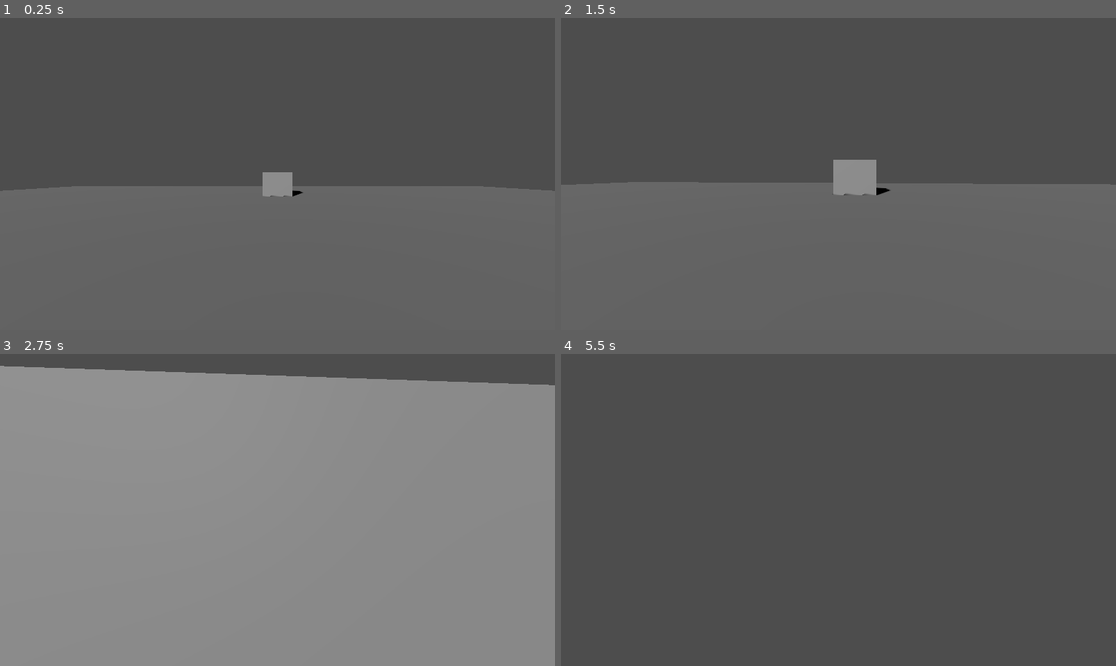
Above: before the commit, frames 1-4 (two rows, left to right).
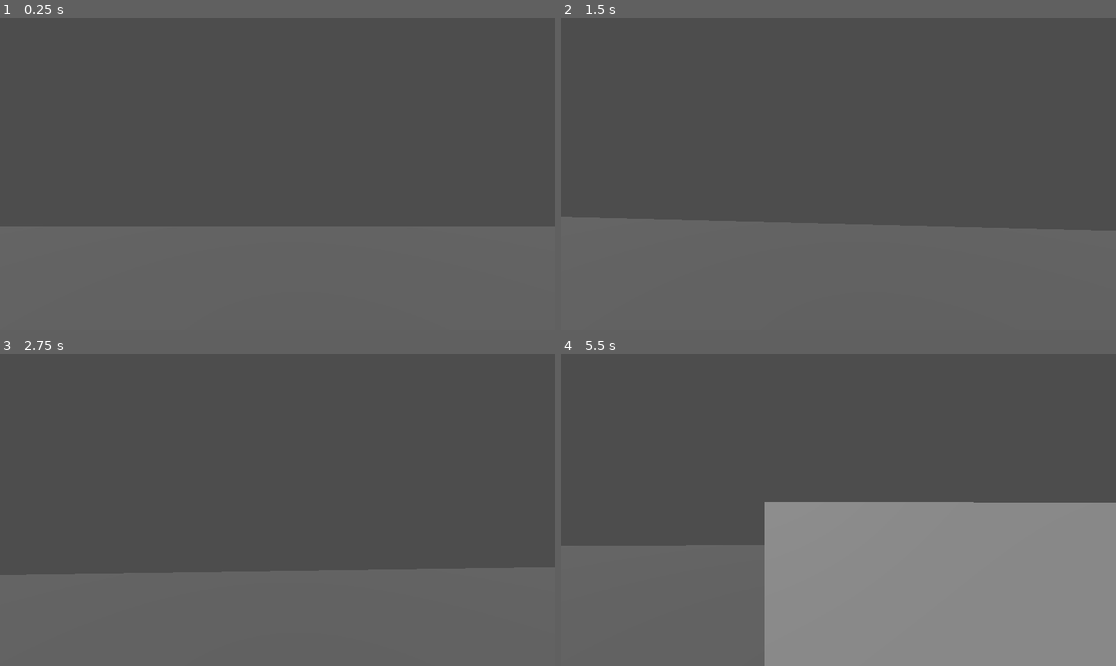
Above: after the commit, the same moments.

Repository: Drafr343/ProjectPolaroid
Game: Godot game, scene res://Scenes/test.tscn
Two runs of this game, one before a commit and one after it. Both use one fixed random seed, a clock stepped at 60 frames per second and the inputs below. The project has no main scene, so this scene is started directly.
Inputs (mouse positions are in pixels of both pictures, inside the frame that each line leads up to):
- Up to frame 1 (0.25 s): no input
- Up to frame 2 (1.5 s): tap Enter at 0.5 s; move the mouse to (866, 174) at 0.52 s; hold Ctrl (crouch) 0.53-1.28 s; hold W (forward) from 0.53 s (still down); tap Space (jump) at 0.77 s; move the mouse to (810, 174) at 1.27 s; tap Ctrl (crouch) at 1.35 s
- Up to frame 3 (2.75 s): keep holding W (forward); tap Space (jump) at 1.52 s; move the mouse to (288, 503) at 2.02 s; hold Shift (sprint) from 2.03 s (still down); tap Ctrl (crouch) at 2.3 s
- Up to frame 4 (5.5 s): keep holding W (forward); move the mouse to (832, 516) at 2.77 s; release Shift (sprint) at 2.78 s; tap Ctrl (crouch) at 2.85, 4.55 s; tap Space (jump) at 3.02, 3.77, 4.52 s; move the mouse to (877, 513) at 3.52 s; hold Ctrl (crouch) 3.53-4.28 s; move the mouse to (794, 506) at 4.27 s; tap Shift (sprint) at 4.35 s; move the mouse to (844, 510) at 5.02 s; hold Ctrl (crouch) from 5.03 s (still down)

The runs differ from the first frame. In frame 1, 4.1% of the frame differs, in the area x 0-100%, y 49-63%; in frame 2, 5.4%; in frame 3, 93%, in the area x 0-100%, y 3-100%; in frame 4, 33%.

Commit message:
Cambios  en la script del jugador

Diff:
--- a/Scenes/test.tscn
+++ b/Scenes/test.tscn
@@ -34,7 +34,7 @@
 shape = SubResource("BoxShape3D_an2cb")
 
 [node name="Cube" type="StaticBody3D" parent="Scene"]
-transform = Transform3D(1, 0, 0, 0, 1, 0, 0, 0, 1, 0, 0.322269, -7.43273)
+transform = Transform3D(1, 0, 0, 0, 1, 0, 0, 0, 1, 0, 0.499045, -7.43273)
 
 [node name="MeshInstance3D" type="MeshInstance3D" parent="Scene/Cube"]
 mesh = SubResource("BoxMesh_xpe2v")
@@ -48,7 +48,7 @@
 shadow_enabled = true
 
 [node name="Player" type="CharacterBody3D" parent="." node_paths=PackedStringArray("head", "standingCollision", "crouchingCollision", "head_raycast")]
-transform = Transform3D(1, 0, 0, 0, 1, 0, 0, 0, 1, 0, 0.103987, 0)
+transform = Transform3D(1, 0, 0, 0, 1, 0, 0, 0, 1, 0, 0.103987, -6.19913)
 script = ExtResource("1_08lnn")
 head = NodePath("Head")
 standingCollision = NodePath("StandingCollision")
--- a/Scripts/PlayerController/player_controller.gd
+++ b/Scripts/PlayerController/player_controller.gd
@@ -38,11 +38,11 @@
 	#Crouching
 	if Input.is_action_pressed("crouch"):
 		currentSpeed = crouchingSpeed
-		head.position.y = lerp(head.position.y, 0.2, delta*8)
+		head.position.y = lerp(head.position.y, 1.0, delta*8)
 		standingCollision.disabled = true
 		crouchingCollision.disabled = false
 	elif !head_raycast.is_colliding():
-		head.position.y = lerp(head.position.y, 0.7, delta*8)
+		head.position.y = lerp(head.position.y, 1.65, delta*8)
 		standingCollision.disabled = false
 		crouchingCollision.disabled = true
 
